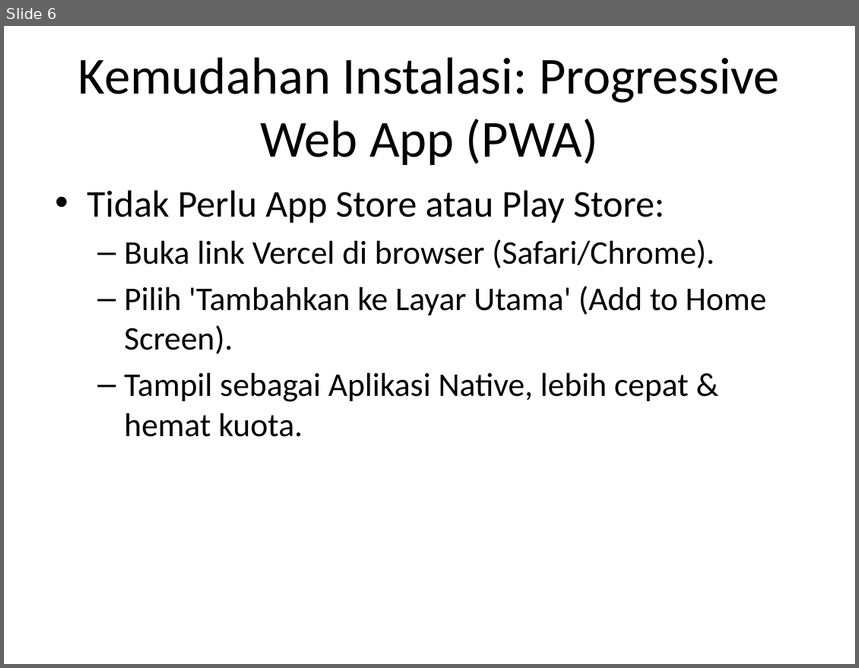
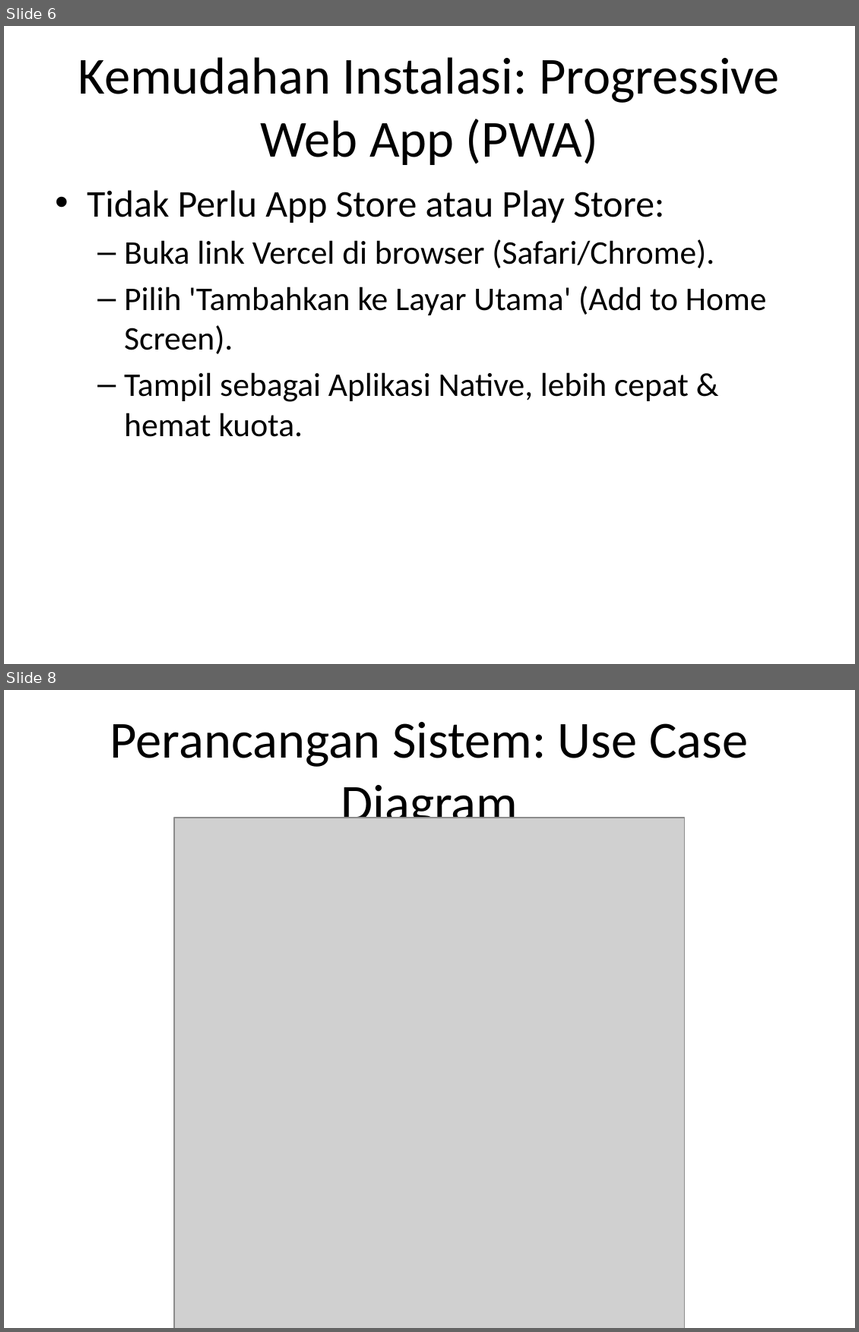
Before and after one commit to deaglobalniaga/HRIS-DEA, a slide deck: docs-scripts/Presentasi_HRIS.pptx. Shown one above the other, each under a label of ours: slide 6 before the commit, slides 6 and 8 after it; the slides between them are not shown. The pictures are 859x668 and 859x1332 pixels, drawn with LibreOffice and Linux fonts; fonts in the diff are those of the drawing; grey boxes stand for pictures. Boxes give left, top, right and bottom in pixels: in the first picture for what was removed or moved away, otherwise in the second. Text is boxed around its words. In the diff, an @@ line names an element or a change of style, - is before the commit and + after.

Commit message:
Add ERD, Use Case, extra page screenshots to documentation

```diff
--- a/docs-scripts/Presentasi_HRIS.pptx
+++ b/docs-scripts/Presentasi_HRIS.pptx
@@ slide 8 added at (x1=4, y1=690, x2=855, y2=1328), background #FFFFFF @@
@@ title added at (x1=110, y1=722, x2=748, y2=833), 44 pt, text #000000 @@
+Perancangan Sistem: Use Case Diagram
@@ picture added at (x1=174, y1=818, x2=685, y2=1328) @@
```
Also in this commit, not shown: 1 slide changed, 3 other slides added, 1 slide removed, 15 other files.
